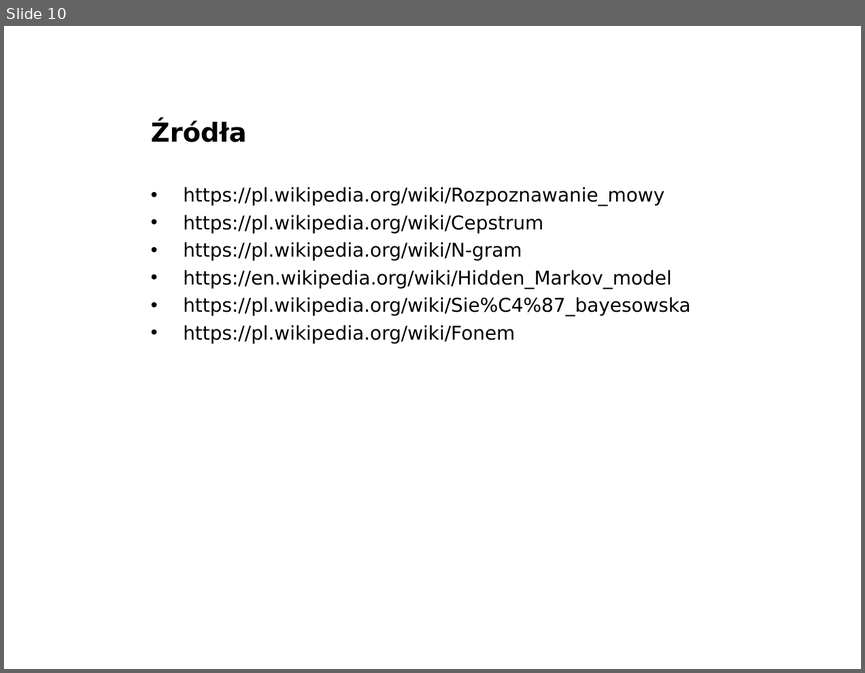
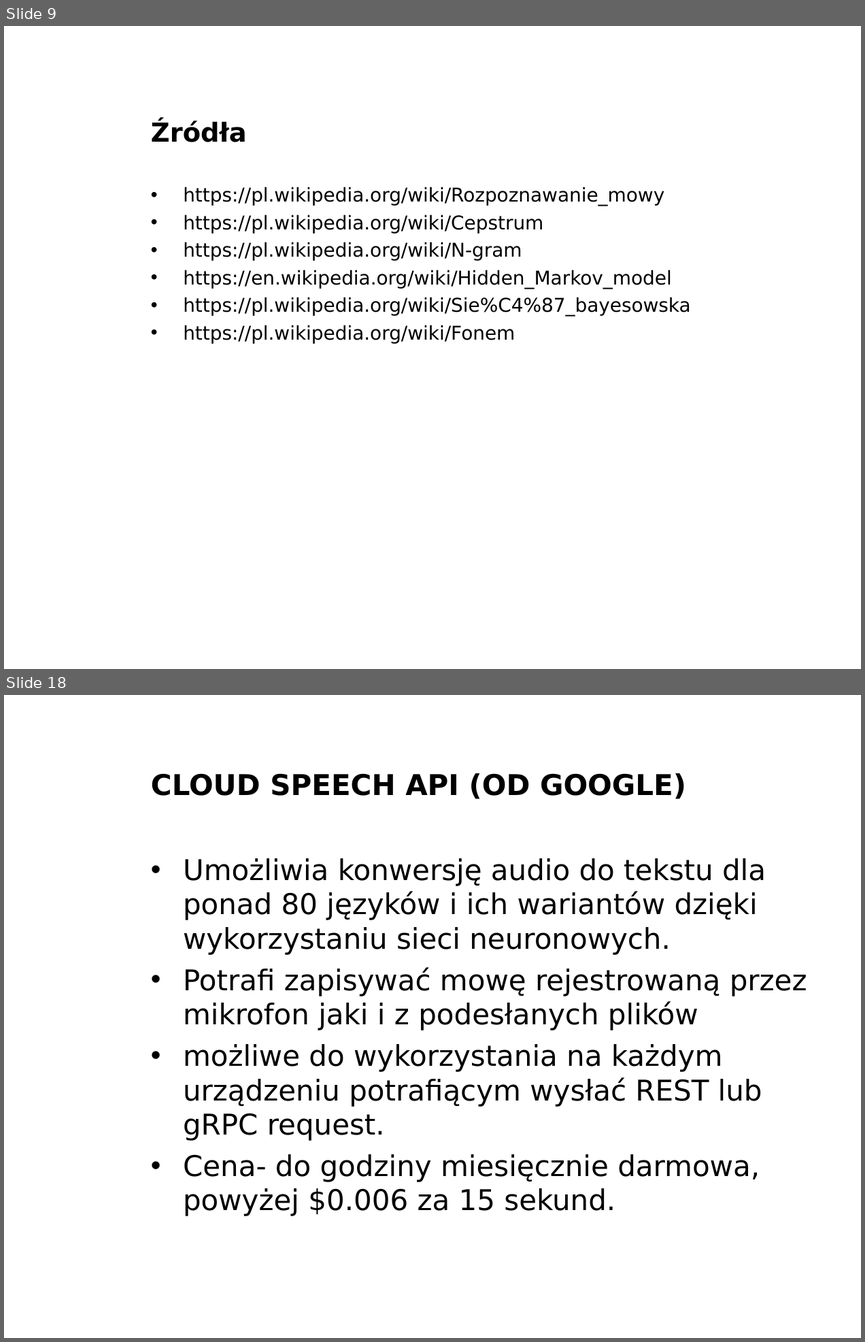
Before and after one commit to Armes/PSI_GCP01_zima_2016-2017_Szymon_Durak, a slide deck: prezentacja/Rozpoznawanie mowy wstęp.ppt. Shown one above the other, each under a label of ours: slide 10 before the commit, slides 9 and 18 after it; the slides between them are not shown. The pictures are 865x673 and 865x1342 pixels, drawn with LibreOffice and Linux fonts; fonts in the diff are those of the drawing; background and template pictures are left out. Boxes give left, top, right and bottom in pixels: in the first picture for what was removed or moved away, otherwise in the second. Text is boxed around its words. In the diff, an @@ line names an element or a change of style, - is before the commit and + after.

```diff
--- a/prezentacja/Rozpoznawanie mowy wstęp.ppt
+++ b/prezentacja/Rozpoznawanie mowy wstęp.ppt
@@ slide 18 added at box(4, 695, 861, 1338), background picture (left out) @@
@@ title added at box(151, 773, 686, 799), 24 pt, text #000000, bold @@
+CLOUD SPEECH API (OD GOOGLE)
@@ text added at box(183, 858, 807, 1216), 24 pt, text #000000 @@
+• Umożliwia konwersję audio do tekstu dla ponad 80 języków i ich wariantów dzięki wykorzystaniu sieci neuronowych.
+• Potrafi zapisywać mowę rejestrowaną przez mikrofon jaki i z podesłanych plików
+• możliwe do wykorzystania na każdym urządzeniu potrafiącym wysłać REST lub gRPC request.
+• Cena- do godziny miesięcznie darmowa, powyżej $0.006 za 15 sekund.
@@ what was slide 10 is now slide 9 @@
```
Also in this commit, not shown: 12 other slides added, 1 slide removed, 1 other file.
